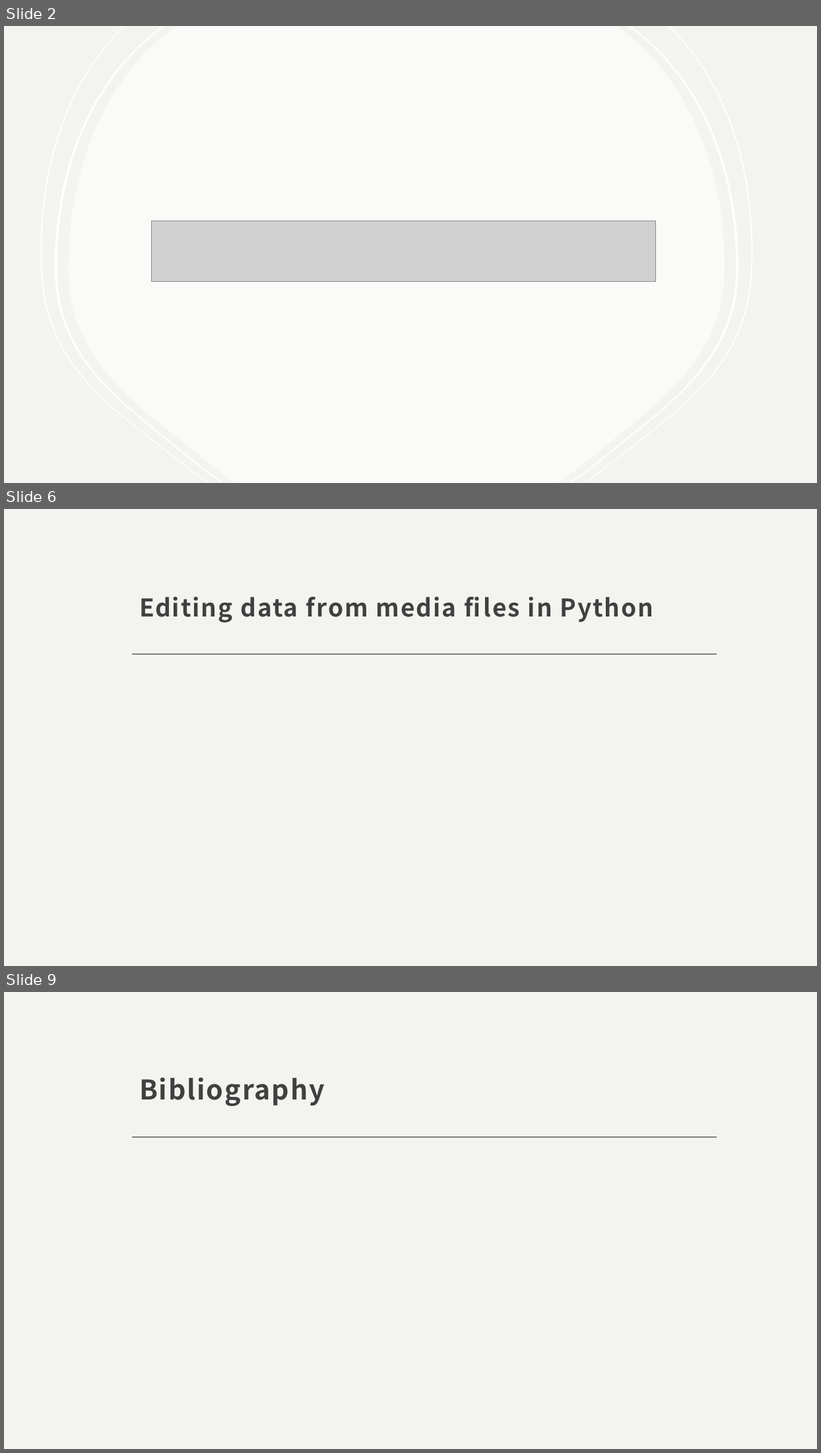
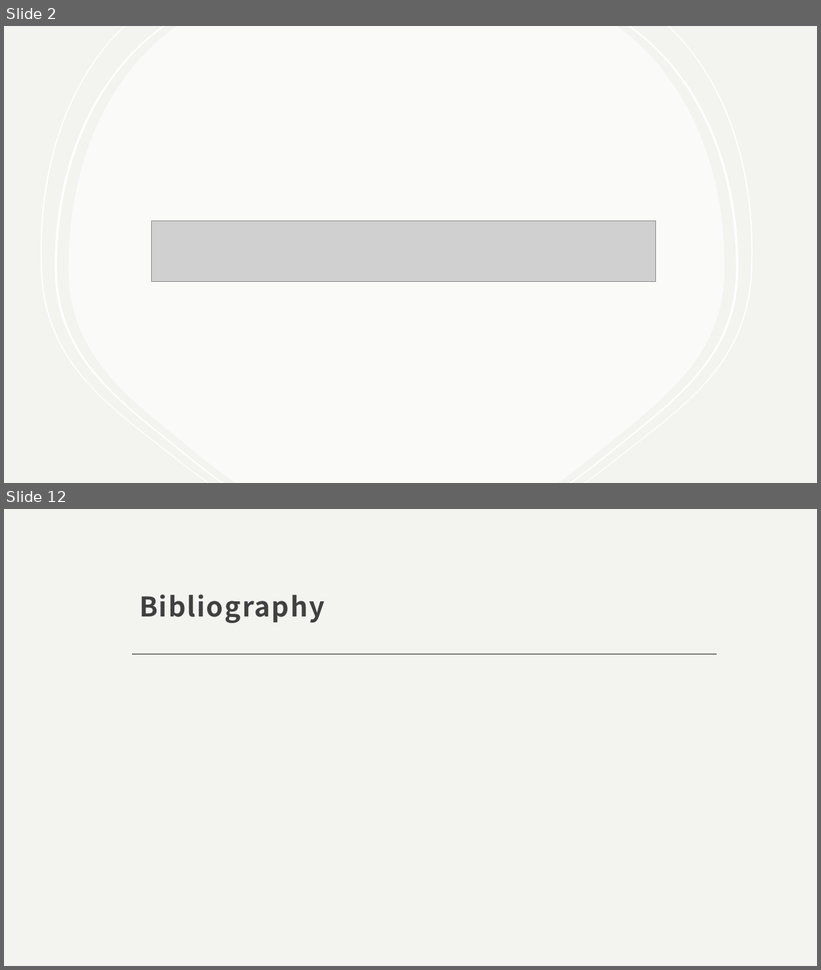
Before and after one commit to phileasdg/Image_and_Audio_Generation_and_Editing_using_Python, a slide deck: Independent study_final_presentation.pptx. Shown one above the other, each under a label of ours: slides 2, 6 and 9 before the commit, slides 2 and 12 after it; the slides between them are not shown. The pictures are 821x1453 and 821x970 pixels, drawn with LibreOffice and Linux fonts; fonts in the diff are those of the drawing; grey boxes stand for pictures. Boxes give left, top, right and bottom in pixels: in the first picture for what was removed or moved away, otherwise in the second. Text is boxed around its words. In the diff, an @@ line names an element or a change of style, - is before the commit and + after.

```diff
--- a/Independent study_final_presentation.pptx
+++ b/Independent study_final_presentation.pptx
@@ slide 6 removed at (4,509,817,966), background #F3F3F0; not listed: 1 template element that a slide beside it also shows @@
@@ title removed at (139,597,653,623) @@
-Editing data from media files in Python
@@ what was slide 9 is now slide 12 @@
```
Also in this commit, not shown: 2 slides changed, 7 slides added, 3 other slides removed, 1 other file.
